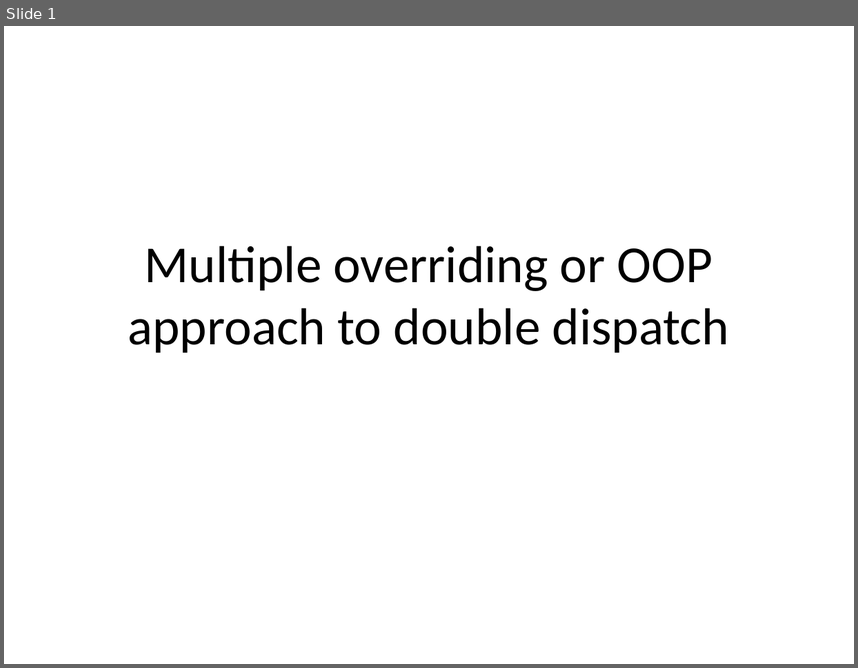
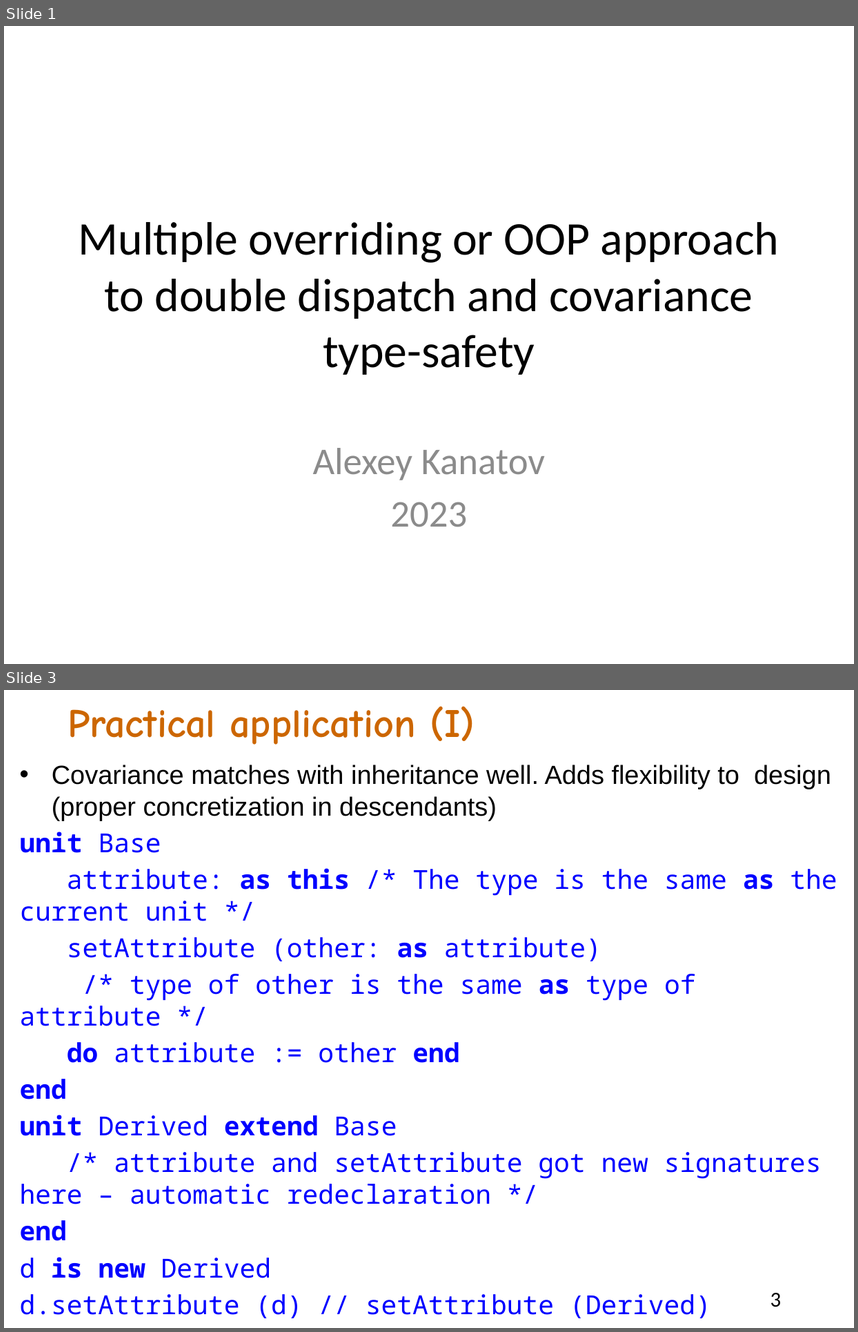
Before and after one commit to akanatov/SLang-, a slide deck: Docs/Multiple overriding or OOP approach to double dispatch.pptx. Shown one above the other, each under a label of ours: slide 1 before the commit, slides 1 and 3 after it; the slides between them are not shown. The pictures are 858x668 and 858x1332 pixels, drawn with LibreOffice and Linux fonts; fonts in the diff are those of the drawing. Boxes give left, top, right and bottom in pixels: in the first picture for what was removed or moved away, otherwise in the second. Text is boxed around its words. In the diff, an @@ line names an element or a change of style, - is before the commit and + after.

Commit message:
Multiple overring

```diff
--- a/Docs/Multiple overriding or OOP approach to double dispatch.pptx
+++ b/Docs/Multiple overriding or OOP approach to double dispatch.pptx
@@ slide 3 added at (4, 690, 854, 1328), background #FFFFFF @@
@@ text added at (67, 706, 475, 745), 34 pt, text #CC6600, bold @@
+Practical application (I)
@@ text added at (20, 765, 837, 1318), 22.2 pt, text #0000FF @@
+• Covariance matches with inheritance well. Adds flexibility to design (proper concretization in descendants)
+unit Base
+attribute: as this /* The type is the same as the current unit */
+setAttribute (other: as attribute)
+/* type of other is the same as type of attribute */
+do attribute := other end
+end
+unit Derived extend Base
+/* attribute and setAttribute got new signatures here – automatic redeclaration */
+end
+d is new Derived
+d.setAttribute (d) // setAttribute (Derived)
+a: Derived := d.attribute // d.attribute: Derived
@@ page number added at (771, 1292, 782, 1307), 18 pt, text #000000 @@
+3
@@ slide 1 changed as well @@
@@ title at (79, 222, 780, 374): text changed; size 44 to 39.6 pt @@
-Multiple overriding or OOP approach to double dispatch
+Multiple overriding or OOP approach to double dispatch and covariance type-safety
@@ subtitle added at (313, 448, 546, 527), 32 pt, text #8C8C8C @@
+Alexey Kanatov
+2023
```
Also in this commit, not shown: 2 other slides changed, 4 other slides added.
